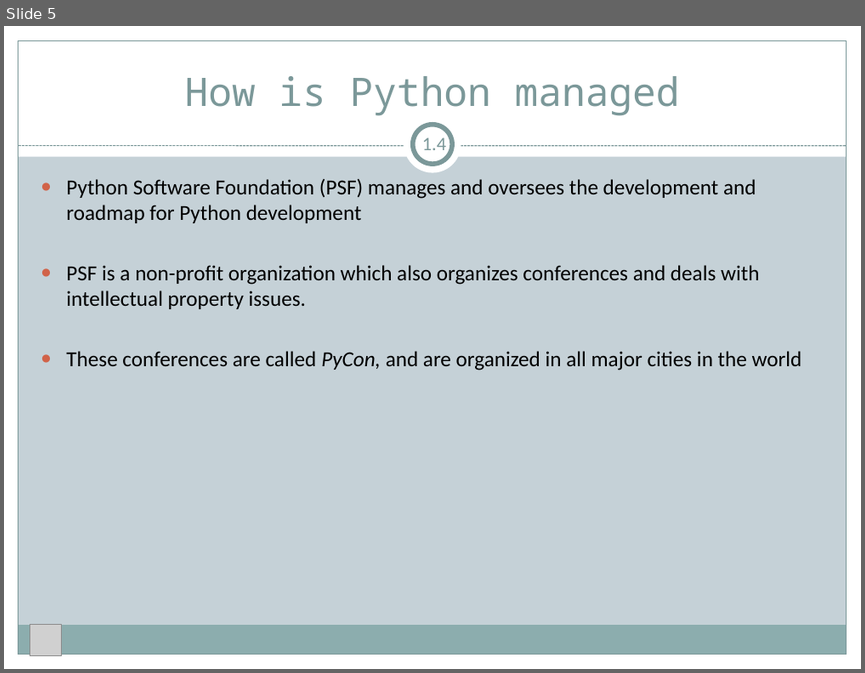
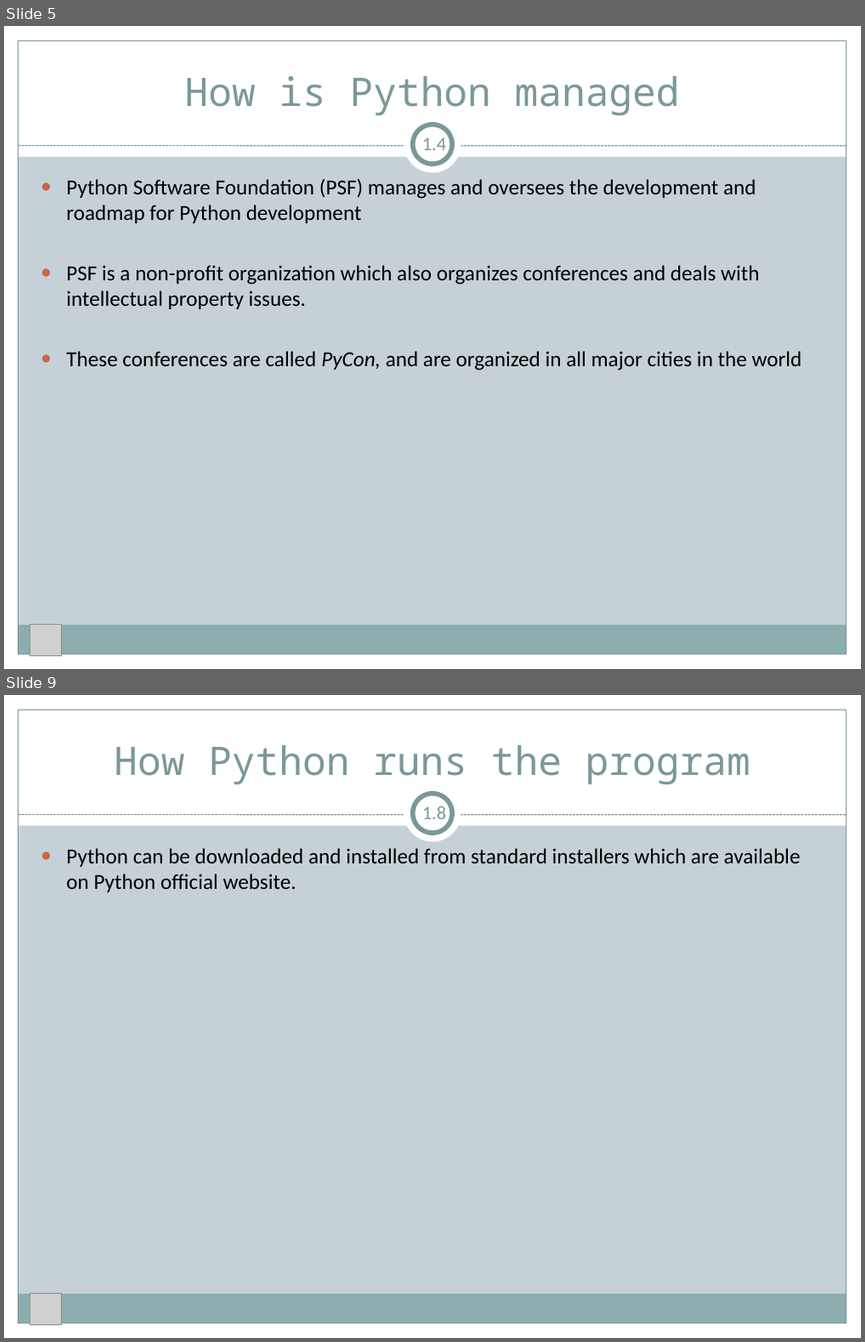
Before and after one commit to quantfineart/Fundamental-Python-Tutorial, a slide deck: Python Fundamentals.pptx. Shown one above the other, each under a label of ours: slide 5 before the commit, slides 5 and 9 after it; the slides between them are not shown. The pictures are 865x673 and 865x1342 pixels, drawn with LibreOffice and Linux fonts; fonts in the diff are those of the drawing; grey boxes stand for pictures. Boxes give left, top, right and bottom in pixels: in the first picture for what was removed or moved away, otherwise in the second. Text is boxed around its words. In the diff, an @@ line names an element or a change of style, - is before the commit and + after.

```diff
--- a/Python Fundamentals.pptx
+++ b/Python Fundamentals.pptx
@@ slide 9 added at [4, 695, 861, 1338], background #C5D1D7; not listed: 9 template elements that a slide beside it also shows @@
@@ title added at [114, 745, 750, 784], 33 pt, text #7C999A @@
+How Python runs the program
@@ text added at [422, 806, 446, 819], 16 pt, text #7C999A @@
+1.8
@@ text added at [66, 848, 800, 892], 18 pt, text #000000 @@
+● Python can be downloaded and installed from standard installers which are available on Python official website.
@@ picture added at [30, 1293, 62, 1324] @@
```
Also in this commit, not shown: 3 slides changed, 4 other slides added.
